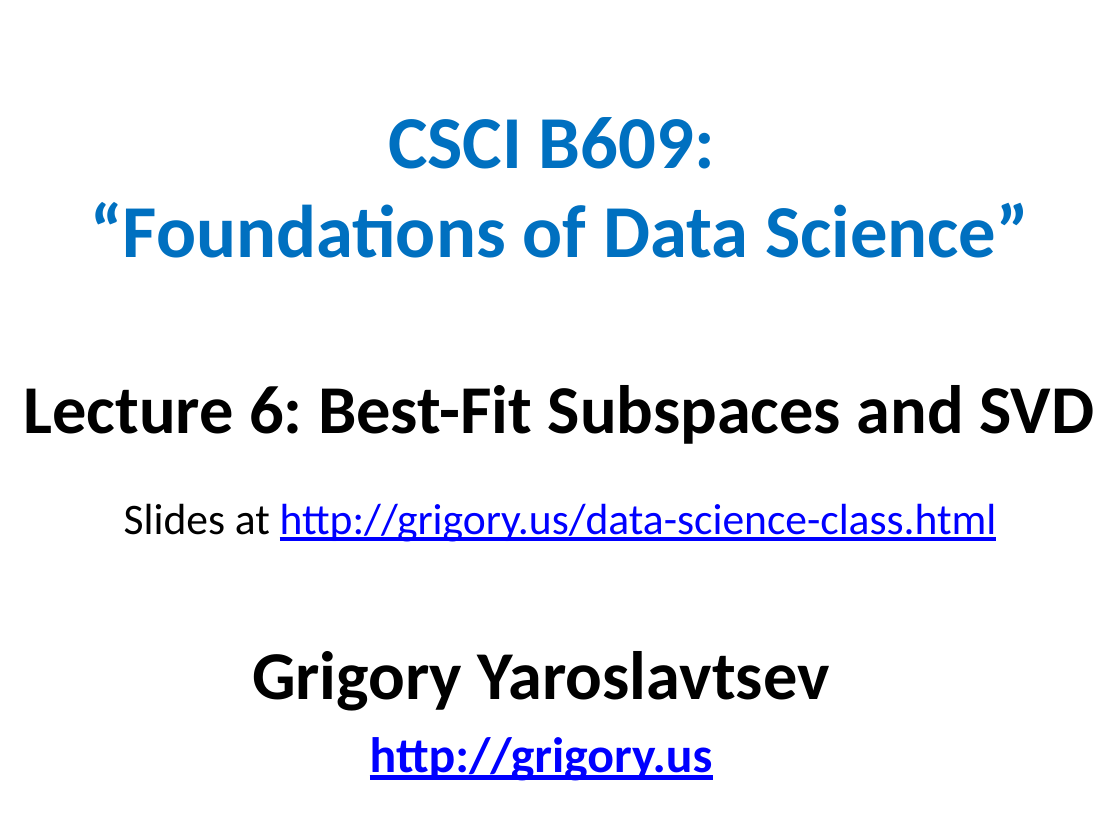
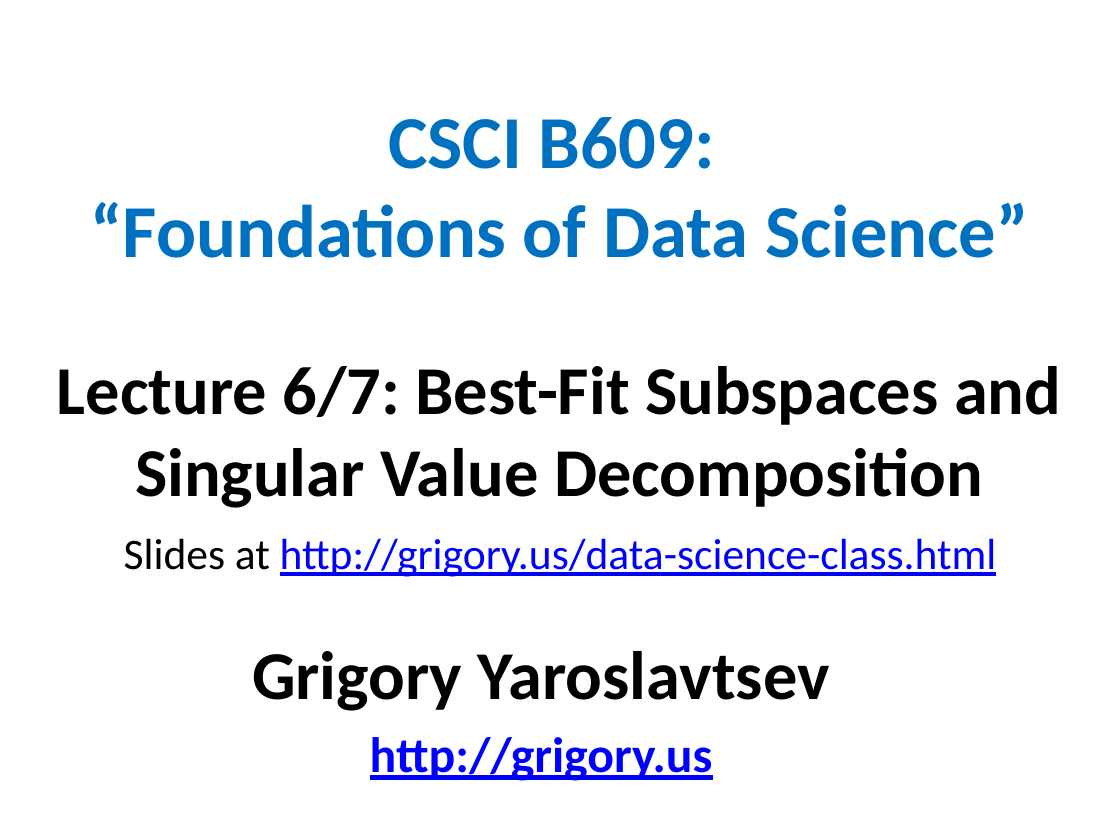
Before and after one commit to gyaroslavtsev/gyaroslavtsev.github.io, a slide deck: slide 1 of b609/lec04.pptx. Drawn at 1120x840 pixels with LibreOffice and Linux fonts; fonts in the diff are those of the drawing. Boxes give left, top, right and bottom in pixels: in the first picture for what was removed or moved away, otherwise in the second. Text is boxed around its words. In the diff, an @@ line names an element or a change of style, - is before the commit and + after.

```diff
--- a/b609/lec04.pptx
+++ b/b609/lec04.pptx
@@ text at box(57, 366, 1061, 508): text changed @@
-Lecture 6: Best-Fit Subspaces and SVD
+Lecture 6/7: Best-Fit Subspaces and Singular Value Decomposition
@@ text "Slides at http://grigory.us/data-science-class.html": place and size @@
-text "Slides at http://grigory.us/data-science-class.html" at box(124, 503, 997, 542)
+text "Slides at http://grigory.us/data-science-class.html" at box(124, 538, 997, 577)
```
Also in this commit, not shown: 10 slides added, 4 other files.
